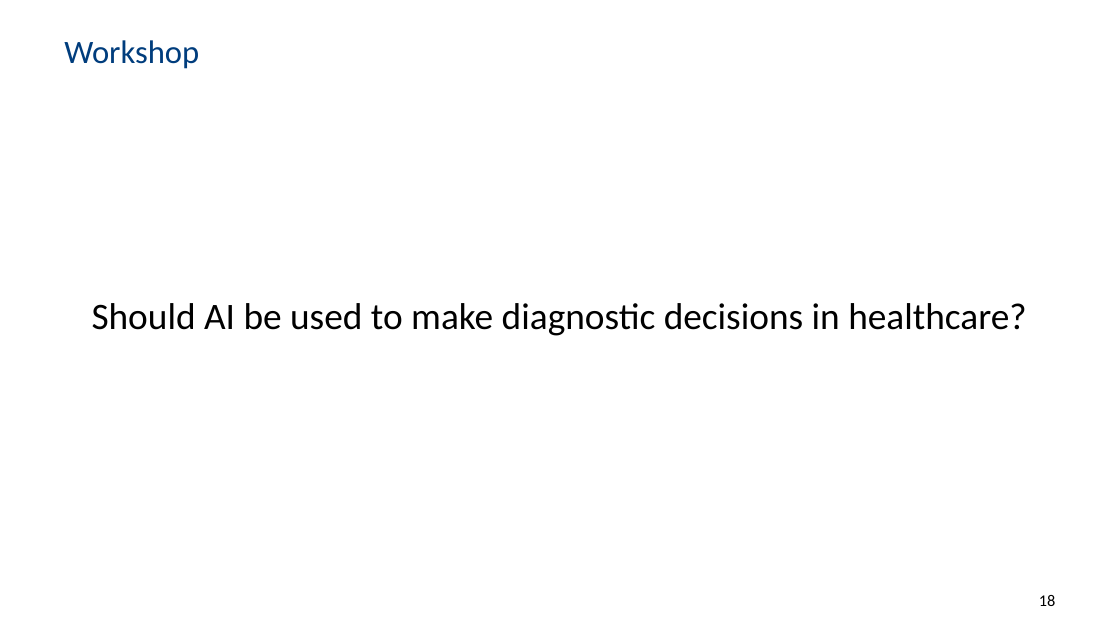
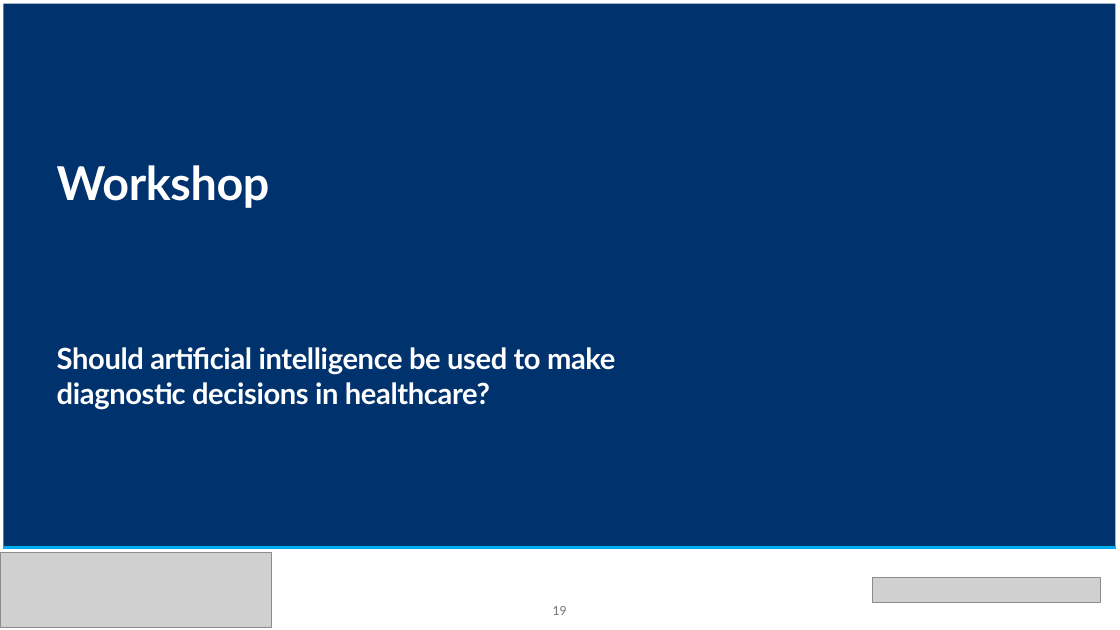
Before and after one commit to ML4NS/ml4ns.github.io, a slide deck: slide 19 of slides/Ethical AI - Principles and Practices/Ethical AI - Principles and Practices.pptx (slide 18 before the commit). Drawn at 1120x630 pixels with LibreOffice and Linux fonts; fonts in the diff are those of the drawing; grey boxes stand for pictures; background and template pictures are left out. Boxes give left, top, right and bottom in pixels: in the first picture for what was removed or moved away, otherwise in the second. Text is boxed around its words. In the diff, an @@ line names an element or a change of style, - is before the commit and + after.

```diff
--- a/slides/Ethical AI - Principles and Practices/Ethical AI - Principles and Practices.pptx
+++ b/slides/Ethical AI - Principles and Practices/Ethical AI - Principles and Practices.pptx
@@ rectangle added at (x1=3, y1=3, x2=1116, y2=548), fill #00326E @@
@@ text "Workshop" moved from (x1=64, y1=40, x2=199, y2=69) to (x1=57, y1=165, x2=270, y2=208) @@
@@ text "Workshop" at (x1=57, y1=165, x2=270, y2=208): size 28 to 40 pt, font Calibri to Lato, text colour #003D7D to #FFFFFF, letter spacing 0 to -0.3 pt, bold on; more space between paragraphs; vertical alignment middle to top @@
@@ text at (x1=57, y1=347, x2=615, y2=410): text changed; size 32 to 25 pt; font Calibri to Lato; text colour #000000 to #FFFFFF; bold on @@
-Should AI be used to make diagnostic decisions in healthcare?
+Should artificial intelligence be used to make diagnostic decisions in healthcare?
@@ picture added at (x1=0, y1=553, x2=271, y2=628) @@
@@ line added from (3, 548) to (1116, 548), #00B0F0 3 pt @@
@@ rectangle added at (x1=334, y1=557, x2=1120, y2=623), fill #FFFFFF @@
@@ picture added at (x1=872, y1=578, x2=1100, y2=603) @@
@@ page number removed at (x1=1039, y1=595, x2=1056, y2=606) @@
-18
@@ page number added at (x1=552, y1=606, x2=566, y2=615), 12 pt, text #797979 @@
+19
```
Also in this commit, not shown: 16 other slides changed, 2 slides added, 1 slide removed.
